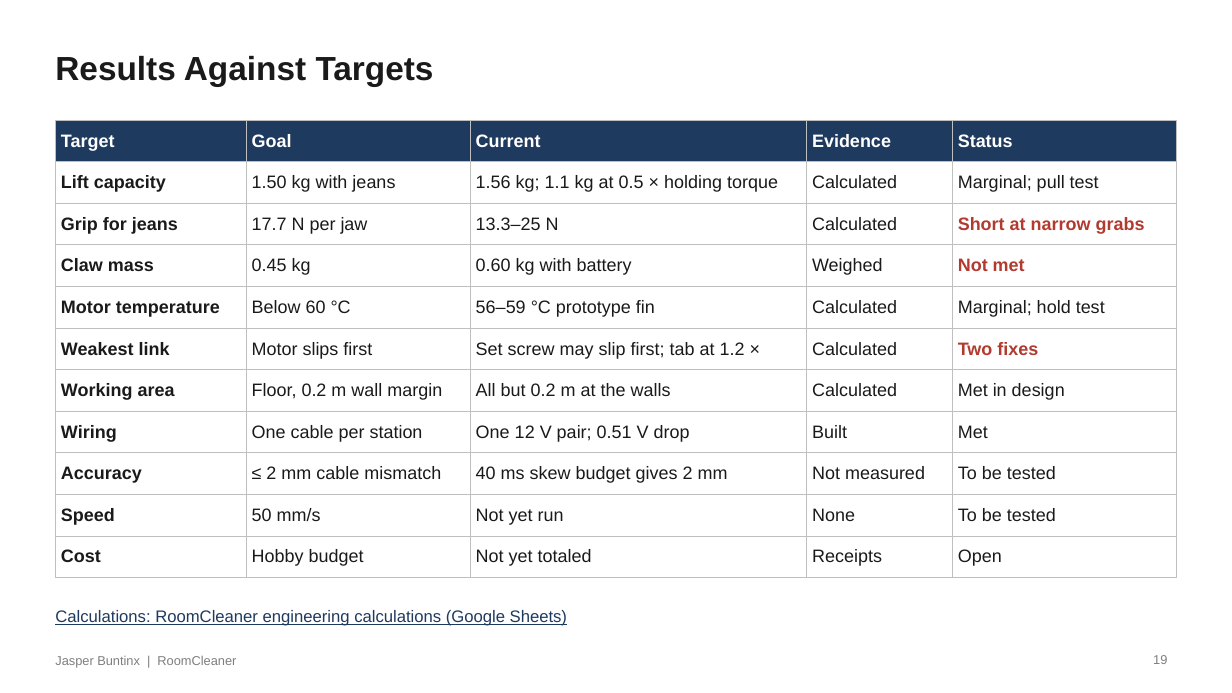
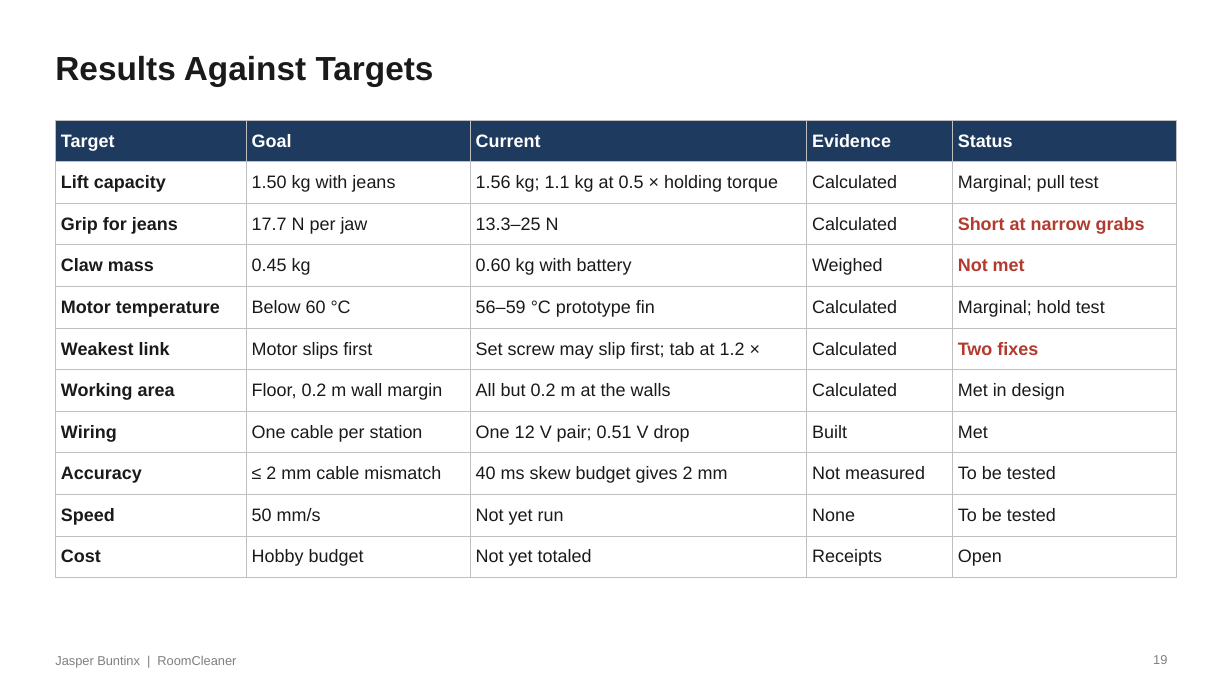
Before and after one commit to Jaspario1199/RoomCleaner, a slide deck: slide 19 of docs/presentation/deck_v8/RoomCleaner_Buntinx_Oct27_v8.pptx. Drawn at 1232x693 pixels with LibreOffice and Linux fonts; fonts in the diff are those of the drawing. Boxes give left, top, right and bottom in pixels: in the first picture for what was removed or moved away, otherwise in the second. Text is boxed around its words. In the diff, an @@ line names an element or a change of style, - is before the commit and + after.

```diff
--- a/docs/presentation/deck_v8/RoomCleaner_Buntinx_Oct27_v8.pptx
+++ b/docs/presentation/deck_v8/RoomCleaner_Buntinx_Oct27_v8.pptx
@@ text removed at (55, 610, 567, 626) @@
-Calculations: RoomCleaner engineering calculations (Google Sheets)
```
Also in this commit, not shown: 5 other files.
